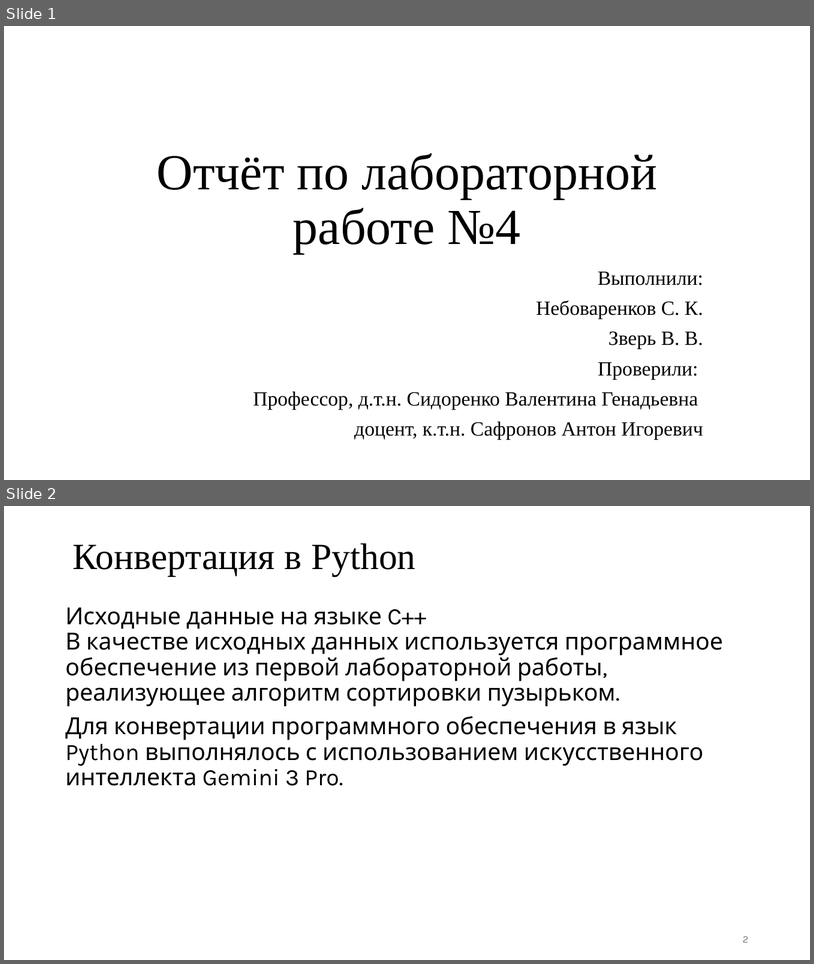
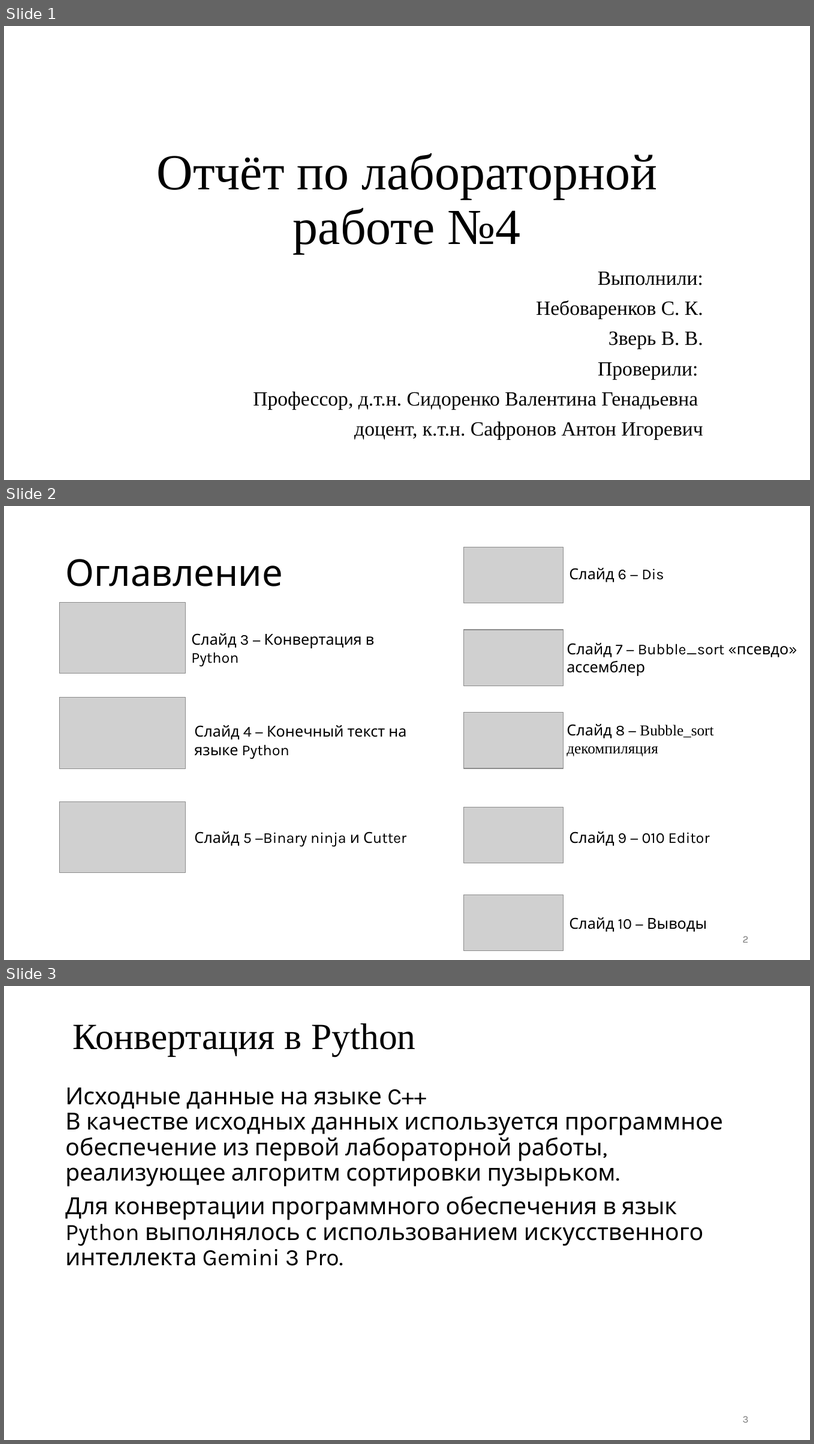
Before and after one commit to NebovarenkovStepan/ReverseEngineering_TKI_341, a slide deck: Task4/Лр4_Python Небоваренков Зверь Bubble_sort.pptx. Shown one above the other, each under a label of ours: slides 1 and 2 before the commit, slides 1, 2 and 3 after it. The pictures are 814x964 and 814x1444 pixels, drawn with LibreOffice and Linux fonts; fonts in the diff are those of the drawing; grey boxes stand for pictures. Boxes give left, top, right and bottom in pixels: in the first picture for what was removed or moved away, otherwise in the second. Text is boxed around its words. In the diff, an @@ line names an element or a change of style, - is before the commit and + after.

Commit message:
Исправления

```diff
--- a/Task4/Лр4_Python Небоваренков Зверь Bubble_sort.pptx
+++ b/Task4/Лр4_Python Небоваренков Зверь Bubble_sort.pptx
@@ slide 2 added at box(4, 506, 810, 960), background #FFFFFF @@
@@ title added at box(65, 559, 282, 586), 44 pt, text #000000 @@
+Оглавление
@@ picture added at box(464, 547, 564, 603) @@
@@ text added at box(569, 568, 664, 582), 18 pt, text #000000 @@
+Слайд 6 − Dis
@@ picture added at box(60, 602, 185, 673) @@
@@ picture added at box(464, 630, 564, 685) @@
@@ text added at box(191, 633, 375, 666), 18 pt, text #000000 @@
+Слайд 3 − Конвертация в Python
@@ text added at box(567, 643, 789, 676), 18 pt, text #000000 @@
+Слайд 7 − Bubble_sort «псевдо» ассемблер
@@ picture added at box(60, 697, 185, 768) @@
@@ picture added at box(464, 712, 564, 769) @@
@@ text added at box(194, 725, 407, 759), 18 pt, text #000000 @@
+Слайд 4 − Конечный текст на языке Python
@@ text added at box(567, 724, 714, 756), 18 pt, text #000000 @@
+Слайд 8 − Bubble_sort декомпиляция
@@ picture added at box(60, 801, 185, 872) @@
@@ picture added at box(464, 807, 564, 863) @@
@@ text added at box(194, 831, 407, 846), 18 pt, text #000000 @@
+Слайд 5 −Binary ninja и Сutter
@@ text added at box(569, 831, 710, 846), 18 pt, text #000000 @@
+Слайд 9 − 010 Editor
@@ picture added at box(464, 895, 564, 951) @@
@@ text added at box(569, 917, 707, 931), 18 pt, text #000000 @@
+Слайд 10 − Выводы
@@ page number added at box(743, 936, 749, 942), 12 pt, text #797979 @@
+2
@@ what was slide 2 is now slide 3 @@
@@ page number at box(743, 1416, 749, 1422): text changed @@
-2
+3
```
